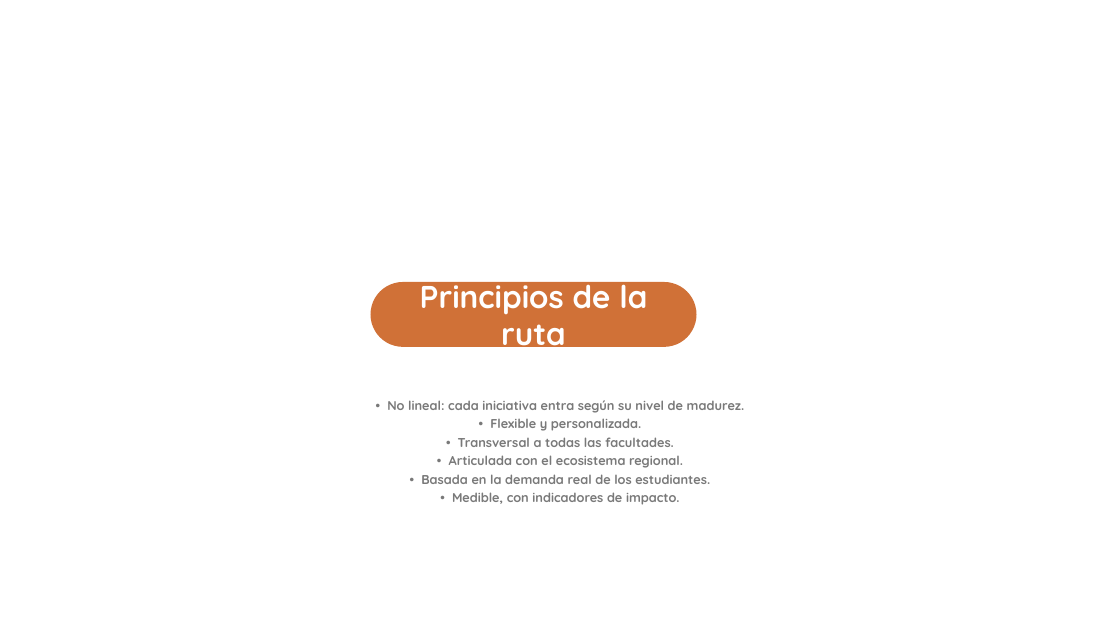
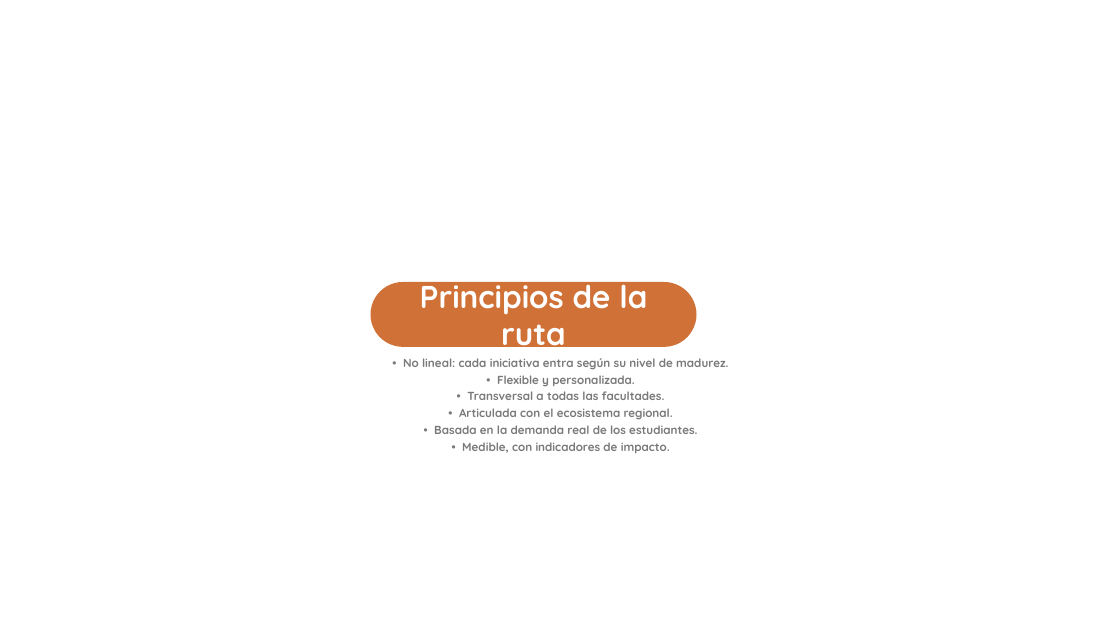
Before and after one commit to ronaldojavier100-oss/case, a slide deck: slide 5 of Ruta-Emprendimiento-CIE.pptx (slide 4 before the commit). Drawn at 1120x630 pixels with LibreOffice and Linux fonts; fonts in the diff are those of the drawing; background and template pictures are left out. Boxes give left, top, right and bottom in pixels: in the first picture for what was removed or moved away, otherwise in the second. Text is boxed around its words. In the diff, an @@ line names an element or a change of style, - is before the commit and + after.

```diff
--- a/Ruta-Emprendimiento-CIE.pptx
+++ b/Ruta-Emprendimiento-CIE.pptx
@@ text "• No lineal: cada iniciativa ...": place and size @@
-text "• No lineal: cada iniciativa ..." at bbox=[387, 400, 745, 505]
+text "• No lineal: cada iniciativa ..." at bbox=[403, 358, 729, 453]
@@ text "• No lineal: cada iniciativa ..." at bbox=[403, 358, 729, 453]: size 22 to 20 pt @@
```
Also in this commit, not shown: 13 other slides changed, 1 slide added.
